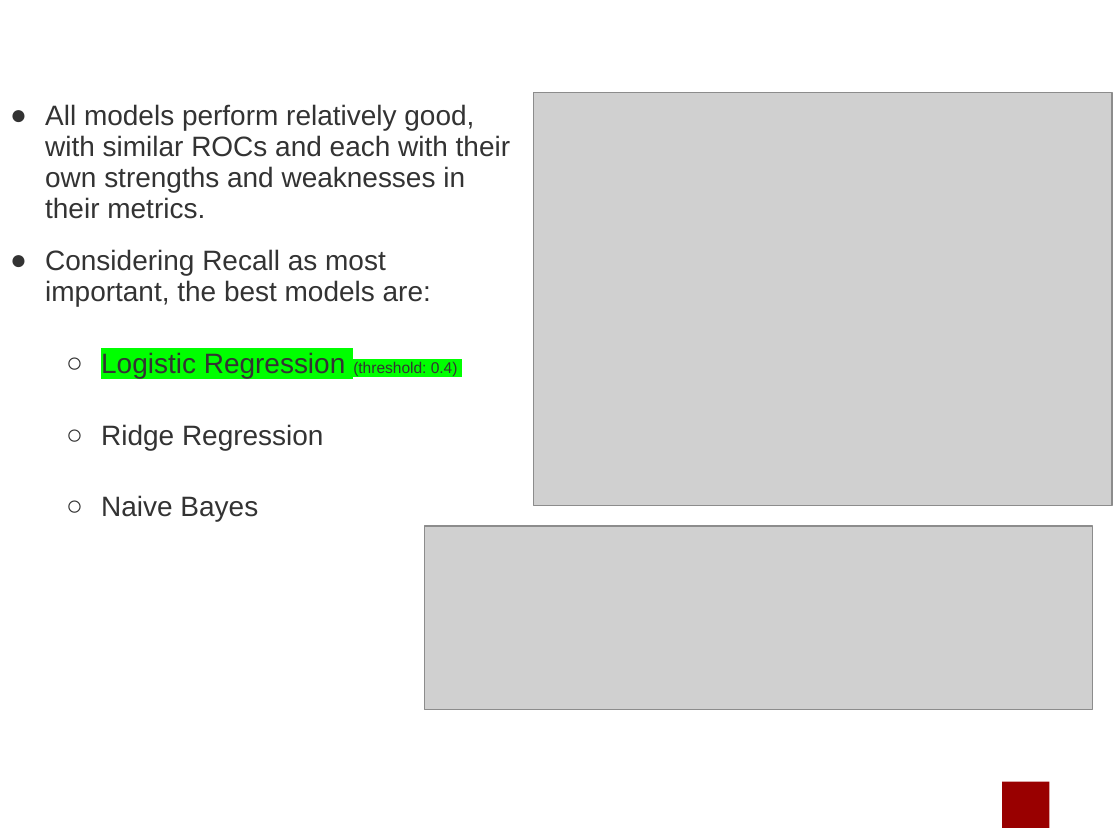
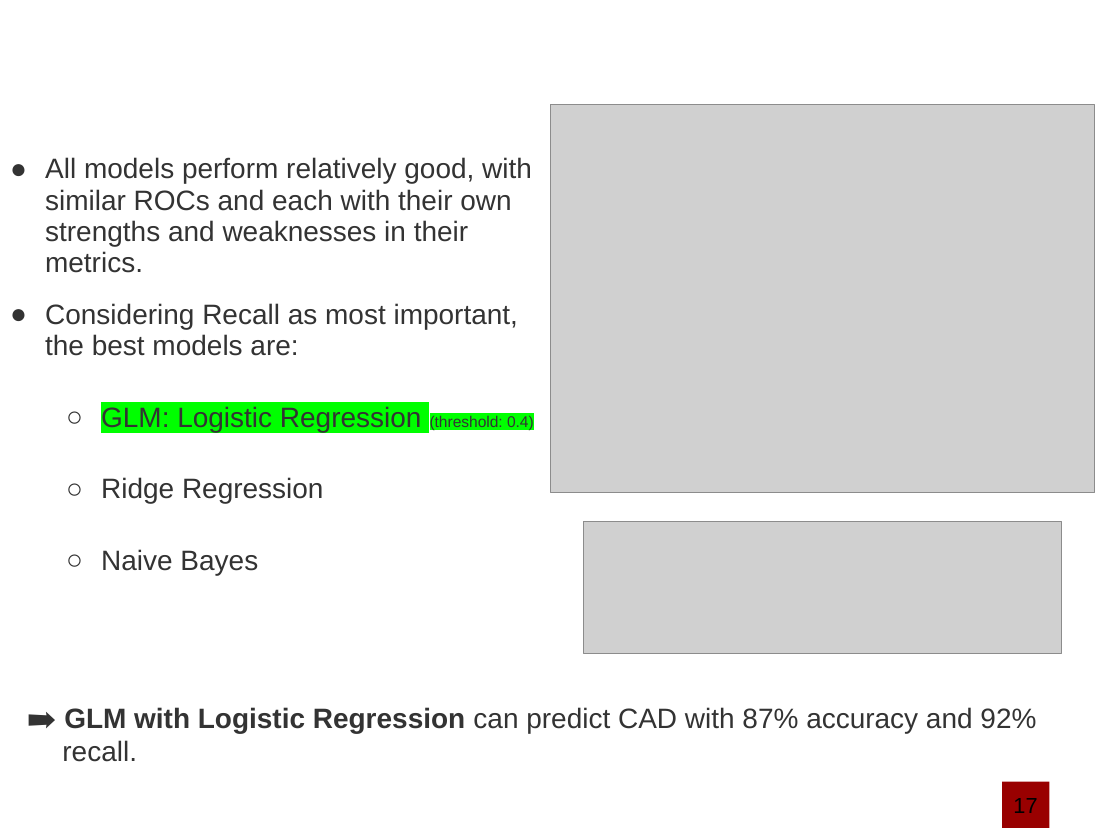
Before and after one commit to marcouderzo/CoronaryHeartDisease-Prediction, a slide deck: slide 20 of slides.pptx (slide 18 before the commit). Drawn at 1120x840 pixels with LibreOffice and Linux fonts; fonts in the diff are those of the drawing; grey boxes stand for pictures; background and template pictures are left out. Boxes give left, top, right and bottom in pixels: in the first picture for what was removed or moved away, otherwise in the second. Text is boxed around its words. In the diff, an @@ line names an element or a change of style, - is before the commit and + after.

```diff
--- a/slides.pptx
+++ b/slides.pptx
@@ picture: place and size @@
-picture at <box>533,92,1112,505</box>
+picture at <box>551,105,1094,494</box>
@@ title at <box>92,334,242,356</box>: text changed @@
-Best Models
+Conclusions: Best Models
@@ text at <box>101,406,534,432</box>: text changed @@
-  ○ Logistic Regression (threshold: 0.4)
+  ○ GLM: Logistic Regression (threshold: 0.4)
@@ picture: place and size @@
-picture at <box>424,526,1092,710</box>
+picture at <box>584,522,1062,653</box>
@@ text added at <box>64,707,1036,733</box>, 18 pt, text #333333 @@
+➡ GLM with Logistic Regression can predict CAD with 87% accuracy and 92% recall.
@@ page number at <box>1011,809,1046,813</box>: text changed @@
-18/10
+20/10
@@ text in rectangle at <box>1013,798,1037,813</box>: text added @@
+17
```
Also in this commit, not shown: 17 other slides changed, 3 slides added, 1 slide removed, 2 other files.
